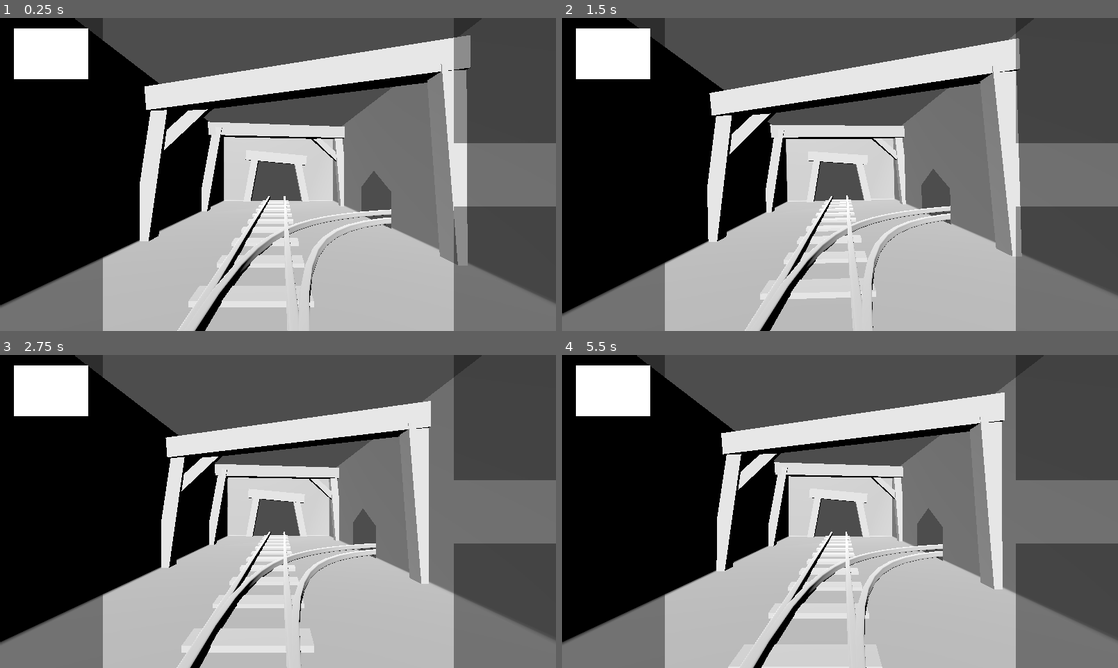
Above: before the commit, frames 1-4 (two rows, left to right).
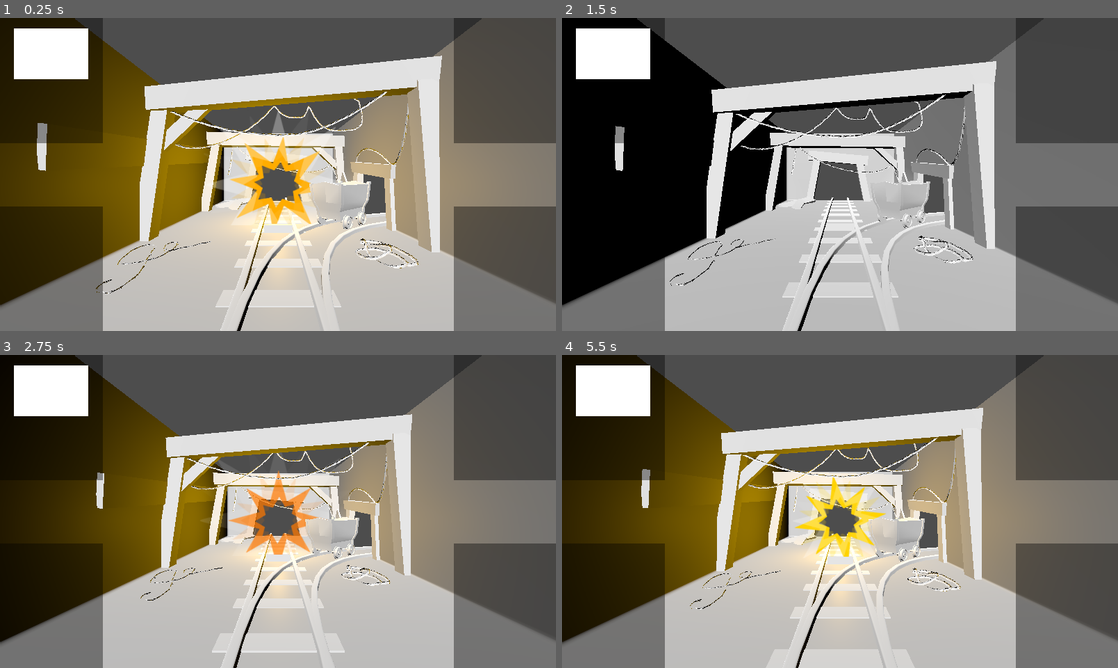
Above: after the commit, the same moments.

Repository: daanengbers/XP-Gamejam2025-TeamShreeb
Game: Godot game, scene res://Scenes/room.tscn
The game is run twice, just before and just after one commit, with the same random seed, the same clock (stepped at 60 frames per second) and the same inputs. The project has no main scene, so this scene is started directly.
Inputs:
- Up to frame 1 (0.25 s): no input
- Up to frame 2 (1.5 s): tap Enter at 0.5 s; hold Up 0.53-1.28 s; tap 1 (test1) at 0.6 s; tap Space at 0.77 s; tap 2 (test2) at 0.8, 1.35 s; hold Down from 1.28 s (still down)
- Up to frame 3 (2.75 s): tap Space at 1.52 s; tap 3 (test3) at 1.55, 2.1 s; release Down at 2.03 s; hold Up from 2.03 s (still down); tap 4 (test4) at 2.3 s
- Up to frame 4 (5.5 s): tap 4 (test4) at 2.85, 5.3 s; tap Space at 3.02, 3.77, 4.52 s; tap 1 (test1) at 3.05, 3.6 s; release Up at 3.53 s; hold Down from 3.53 s (still down); tap 2 (test2) at 3.8, 4.35 s; tap 3 (test3) at 4.55, 5.1 s

The runs differ from the first frame. In frame 1, 45% of the frame differs, in the area x 0-94%, y 0-100%; in frame 2, 15%; in frame 3, 34%; in frame 4, 40%.

Commit message:
Some camera animations

Diff:
--- /dev/null
+++ b/Scenes/Effects/impact_effect_1.tscn
@@ -0,0 +1,247 @@
+[gd_scene load_steps=6 format=3 uid="uid://bhw7qjp7nw65v"]
+
+[ext_resource type="Texture2D" uid="uid://gt8d564cptls" path="res://Sprites/Hiteffects/ImpactSprite.png" id="1_ibw3p"]
+[ext_resource type="Script" path="res://Scripts/impact_effect_1.gd" id="1_th1g0"]
+
+[sub_resource type="Animation" id="Animation_5l6ec"]
+resource_name = "effect"
+step = 0.05
+tracks/0/type = "value"
+tracks/0/imported = false
+tracks/0/enabled = true
+tracks/0/path = NodePath(".:modulate")
+tracks/0/interp = 1
+tracks/0/loop_wrap = true
+tracks/0/keys = {
+"times": PackedFloat32Array(0, 0.1, 0.25, 0.8),
+"transitions": PackedFloat32Array(1, 1, 1, 1),
+"update": 0,
+"values": [Color(1, 1, 0, 0), Color(1, 0.921569, 0, 1), Color(1, 0.647059, 0, 1), Color(1, 0, 0, 0)]
+}
+tracks/1/type = "value"
+tracks/1/imported = false
+tracks/1/enabled = true
+tracks/1/path = NodePath(".:scale")
+tracks/1/interp = 1
+tracks/1/loop_wrap = true
+tracks/1/keys = {
+"times": PackedFloat32Array(0, 0.1, 0.25, 0.8),
+"transitions": PackedFloat32Array(1, 1, 1, 1),
+"update": 0,
+"values": [Vector3(0, 0, 0), Vector3(0.9, 0.9, 0.9), Vector3(1, 1, 1), Vector3(1.2, 1.2, 1.2)]
+}
+tracks/2/type = "value"
+tracks/2/imported = false
+tracks/2/enabled = true
+tracks/2/path = NodePath(".:rotation")
+tracks/2/interp = 1
+tracks/2/loop_wrap = true
+tracks/2/keys = {
+"times": PackedFloat32Array(0, 0.25, 0.55, 0.8),
+"transitions": PackedFloat32Array(1, 1, 1, 1),
+"update": 0,
+"values": [Vector3(0, 0, 0), Vector3(0, 0, 1.5708), Vector3(0, 0, 3.14159), Vector3(0, 0, 4.10152)]
+}
+tracks/3/type = "value"
+tracks/3/imported = false
+tracks/3/enabled = true
+tracks/3/path = NodePath("../Sprite2:modulate")
+tracks/3/interp = 1
+tracks/3/loop_wrap = true
+tracks/3/keys = {
+"times": PackedFloat32Array(0, 0.2, 0.5),
+"transitions": PackedFloat32Array(1, 1, 1),
+"update": 0,
+"values": [Color(1, 1, 1, 0), Color(1, 1, 1, 0.352941), Color(1, 1, 1, 0)]
+}
+tracks/4/type = "value"
+tracks/4/imported = false
+tracks/4/enabled = true
+tracks/4/path = NodePath("../Sprite2:rotation")
+tracks/4/interp = 1
+tracks/4/loop_wrap = true
+tracks/4/keys = {
+"times": PackedFloat32Array(0),
+"transitions": PackedFloat32Array(1),
+"update": 0,
+"values": [Vector3(0, 0, 0)]
+}
+tracks/5/type = "value"
+tracks/5/imported = false
+tracks/5/enabled = true
+tracks/5/path = NodePath("../Sprite2:scale")
+tracks/5/interp = 1
+tracks/5/loop_wrap = true
+tracks/5/keys = {
+"times": PackedFloat32Array(0, 0.2, 0.5),
+"transitions": PackedFloat32Array(1, 1, 1),
+"update": 0,
+"values": [Vector3(0, 0, 0), Vector3(1.4, 1.4, 1.4), Vector3(2, 2, 2)]
+}
+tracks/6/type = "value"
+tracks/6/imported = false
+tracks/6/enabled = true
+tracks/6/path = NodePath("../Sprite2:position")
+tracks/6/interp = 1
+tracks/6/loop_wrap = true
+tracks/6/keys = {
+"times": PackedFloat32Array(1),
+"transitions": PackedFloat32Array(1),
+"update": 0,
+"values": [Vector3(0, 0, 0.3)]
+}
+tracks/7/type = "method"
+tracks/7/imported = false
+tracks/7/enabled = true
+tracks/7/path = NodePath("..")
+tracks/7/interp = 1
+tracks/7/loop_wrap = true
+tracks/7/keys = {
+"times": PackedFloat32Array(1),
+"transitions": PackedFloat32Array(1),
+"values": [{
+"args": [],
+"method": &"queue_free"
+}]
+}
+tracks/8/type = "value"
+tracks/8/imported = false
+tracks/8/enabled = true
+tracks/8/path = NodePath("../OmniLight3D:light_energy")
+tracks/8/interp = 1
+tracks/8/loop_wrap = true
+tracks/8/keys = {
+"times": PackedFloat32Array(0, 0.1, 0.4, 0.7),
+"transitions": PackedFloat32Array(1, 1, 1, 1),
+"update": 0,
+"values": [0.0, 2.0, 1.8, 0.0]
+}
+
+[sub_resource type="Animation" id="Animation_bmwn7"]
+length = 0.001
+tracks/0/type = "value"
+tracks/0/imported = false
+tracks/0/enabled = true
+tracks/0/path = NodePath(".:modulate")
+tracks/0/interp = 1
+tracks/0/loop_wrap = true
+tracks/0/keys = {
+"times": PackedFloat32Array(0),
+"transitions": PackedFloat32Array(1),
+"update": 0,
+"values": [Color(1, 1, 1, 0)]
+}
+tracks/1/type = "value"
+tracks/1/imported = false
+tracks/1/enabled = true
+tracks/1/path = NodePath(".:scale")
+tracks/1/interp = 1
+tracks/1/loop_wrap = true
+tracks/1/keys = {
+"times": PackedFloat32Array(0),
+"transitions": PackedFloat32Array(1),
+"update": 0,
+"values": [Vector3(0, 0, 0)]
+}
+tracks/2/type = "value"
+tracks/2/imported = false
+tracks/2/enabled = true
+tracks/2/path = NodePath(".:rotation")
+tracks/2/interp = 1
+tracks/2/loop_wrap = true
+tracks/2/keys = {
+"times": PackedFloat32Array(0),
+"transitions": PackedFloat32Array(1),
+"update": 0,
+"values": [Vector3(0, 0, 0)]
+}
+tracks/3/type = "value"
+tracks/3/imported = false
+tracks/3/enabled = true
+tracks/3/path = NodePath("../Sprite2:rotation")
+tracks/3/interp = 1
+tracks/3/loop_wrap = true
+tracks/3/keys = {
+"times": PackedFloat32Array(0),
+"transitions": PackedFloat32Array(1),
+"update": 0,
+"values": [Vector3(0, 0, 0)]
+}
+tracks/4/type = "value"
+tracks/4/imported = false
+tracks/4/enabled = true
+tracks/4/path = NodePath("../Sprite2:scale")
+tracks/4/interp = 1
+tracks/4/loop_wrap = true
+tracks/4/keys = {
+"times": PackedFloat32Array(0),
+"transitions": PackedFloat32Array(1),
+"update": 0,
+"values": [Vector3(0, 0, 0)]
+}
+tracks/5/type = "value"
+tracks/5/imported = false
+tracks/5/enabled = true
+tracks/5/path = NodePath("../Sprite2:modulate")
+tracks/5/interp = 1
+tracks/5/loop_wrap = true
+tracks/5/keys = {
+"times": PackedFloat32Array(0),
+"transitions": PackedFloat32Array(1),
+"update": 0,
+"values": [Color(1, 1, 1, 0)]
+}
+tracks/6/type = "value"
+tracks/6/imported = false
+tracks/6/enabled = true
+tracks/6/path = NodePath("../Sprite2:position")
+tracks/6/interp = 1
+tracks/6/loop_wrap = true
+tracks/6/keys = {
+"times": PackedFloat32Array(0),
+"transitions": PackedFloat32Array(1),
+"update": 0,
+"values": [Vector3(0, 0, 0.3)]
+}
+tracks/7/type = "value"
+tracks/7/imported = false
+tracks/7/enabled = true
+tracks/7/path = NodePath("../OmniLight3D:light_energy")
+tracks/7/interp = 1
+tracks/7/loop_wrap = true
+tracks/7/keys = {
+"times": PackedFloat32Array(0),
+"transitions": PackedFloat32Array(1),
+"update": 0,
+"values": [0.0]
+}
+
+[sub_resource type="AnimationLibrary" id="AnimationLibrary_4l2ay"]
+_data = {
+"RESET": SubResource("Animation_bmwn7"),
+"effect": SubResource("Animation_5l6ec")
+}
+
+[node name="ImpactEffect1" type="Node3D"]
+script = ExtResource("1_th1g0")
+
+[node name="Sprite" type="Sprite3D" parent="."]
+transform = Transform3D(0, 0, 0, 0, 0, 0, 0, 0, 0, 0, 0, 0)
+modulate = Color(1, 1, 1, 0)
+texture = ExtResource("1_ibw3p")
+
+[node name="Sprite2" type="Sprite3D" parent="."]
+transform = Transform3D(0, 0, 0, 0, 0, 0, 0, 0, 0, 0, 0, 0.3)
+modulate = Color(1, 1, 1, 0)
+texture = ExtResource("1_ibw3p")
+
+[node name="OmniLight3D" type="OmniLight3D" parent="."]
+light_color = Color(1, 0.784314, 0, 1)
+light_energy = 0.0
+omni_range = 11.0
+
+[node name="Anim" type="AnimationPlayer" parent="."]
+root_node = NodePath("../Sprite")
+libraries = {
+"": SubResource("AnimationLibrary_4l2ay")
+}
--- /dev/null
+++ b/Scenes/Effects/impact_effect_2.tscn
@@ -0,0 +1,146 @@
+[gd_scene load_steps=6 format=3 uid="uid://bgd8080bmup7k"]
+
+[ext_resource type="Script" path="res://Scripts/impact_effect_1.gd" id="1_6w6o5"]
+[ext_resource type="Texture2D" uid="uid://gt8d564cptls" path="res://Sprites/Hiteffects/ImpactSprite.png" id="1_urckg"]
+
+[sub_resource type="Animation" id="Animation_ok5hn"]
+resource_name = "effect"
+length = 0.7
+step = 0.05
+tracks/0/type = "value"
+tracks/0/imported = false
+tracks/0/enabled = true
+tracks/0/path = NodePath("Sprite:modulate")
+tracks/0/interp = 1
+tracks/0/loop_wrap = true
+tracks/0/keys = {
+"times": PackedFloat32Array(0, 0.15, 0.35, 0.7),
+"transitions": PackedFloat32Array(1, 1, 1, 1),
+"update": 0,
+"values": [Color(1, 1, 0, 0), Color(1, 1, 0.313726, 1), Color(1, 1, 0.627451, 1), Color(0.843137, 0.588235, 0.392157, 0)]
+}
+tracks/1/type = "value"
+tracks/1/imported = false
+tracks/1/enabled = true
+tracks/1/path = NodePath("Sprite:scale")
+tracks/1/interp = 1
+tracks/1/loop_wrap = true
+tracks/1/keys = {
+"times": PackedFloat32Array(0, 0.15, 0.3, 0.35, 0.7),
+"transitions": PackedFloat32Array(1, 1, 1, 1, 1),
+"update": 0,
+"values": [Vector3(0.3, 0.3, 0.3), Vector3(0.6, 0.6, 0.6), Vector3(0.9, 0.9, 0.9), Vector3(1, 1, 1), Vector3(1.4, 1.4, 1.4)]
+}
+tracks/2/type = "value"
+tracks/2/imported = false
+tracks/2/enabled = true
+tracks/2/path = NodePath("Sprite:rotation")
+tracks/2/interp = 1
+tracks/2/loop_wrap = true
+tracks/2/keys = {
+"times": PackedFloat32Array(0, 0.7),
+"transitions": PackedFloat32Array(1, 1),
+"update": 0,
+"values": [Vector3(0, 0, 0), Vector3(0, 0, -1.91986)]
+}
+tracks/3/type = "method"
+tracks/3/imported = false
+tracks/3/enabled = true
+tracks/3/path = NodePath(".")
+tracks/3/interp = 1
+tracks/3/loop_wrap = true
+tracks/3/keys = {
+"times": PackedFloat32Array(0.7),
+"transitions": PackedFloat32Array(1),
+"values": [{
+"args": [],
+"method": &"queue_free"
+}]
+}
+tracks/4/type = "value"
+tracks/4/imported = false
+tracks/4/enabled = true
+tracks/4/path = NodePath("OmniLight3D:light_energy")
+tracks/4/interp = 1
+tracks/4/loop_wrap = true
+tracks/4/keys = {
+"times": PackedFloat32Array(0, 0.15, 0.35, 0.7),
+"transitions": PackedFloat32Array(1, 1, 1, 1),
+"update": 0,
+"values": [0.0, 1.4, 1.3, 0.0]
+}
+
+[sub_resource type="Animation" id="Animation_mob2c"]
+length = 0.001
+tracks/0/type = "value"
+tracks/0/imported = false
+tracks/0/enabled = true
+tracks/0/path = NodePath("Sprite:modulate")
+tracks/0/interp = 1
+tracks/0/loop_wrap = true
+tracks/0/keys = {
+"times": PackedFloat32Array(0),
+"transitions": PackedFloat32Array(1),
+"update": 0,
+"values": [Color(1, 1, 1, 0)]
+}
+tracks/1/type = "value"
+tracks/1/imported = false
+tracks/1/enabled = true
+tracks/1/path = NodePath("Sprite:scale")
+tracks/1/interp = 1
+tracks/1/loop_wrap = true
+tracks/1/keys = {
+"times": PackedFloat32Array(0),
+"transitions": PackedFloat32Array(1),
+"update": 0,
+"values": [Vector3(0.3, 0.3, 0.3)]
+}
+tracks/2/type = "value"
+tracks/2/imported = false
+tracks/2/enabled = true
+tracks/2/path = NodePath("Sprite:rotation")
+tracks/2/interp = 1
+tracks/2/loop_wrap = true
+tracks/2/keys = {
+"times": PackedFloat32Array(0),
+"transitions": PackedFloat32Array(1),
+"update": 0,
+"values": [Vector3(0, 0, 0)]
+}
+tracks/3/type = "value"
+tracks/3/imported = false
+tracks/3/enabled = true
+tracks/3/path = NodePath("OmniLight3D:light_energy")
+tracks/3/interp = 1
+tracks/3/loop_wrap = true
+tracks/3/keys = {
+"times": PackedFloat32Array(0),
+"transitions": PackedFloat32Array(1),
+"update": 0,
+"values": [0.0]
+}
+
+[sub_resource type="AnimationLibrary" id="AnimationLibrary_mi0vj"]
+_data = {
+"RESET": SubResource("Animation_mob2c"),
+"effect": SubResource("Animation_ok5hn")
+}
+
+[node name="ImpactEffect2" type="Node3D"]
+script = ExtResource("1_6w6o5")
+
+[node name="Sprite" type="Sprite3D" parent="."]
+transform = Transform3D(0.3, 0, 0, 0, 0.3, 0, 0, 0, 0.3, 0, 0, 1)
+modulate = Color(1, 1, 1, 0)
+texture = ExtResource("1_urckg")
+
+[node name="OmniLight3D" type="OmniLight3D" parent="."]
+light_color = Color(1, 0.862745, 0.27451, 1)
+light_energy = 0.0
+omni_range = 7.0
+
+[node name="Anim" type="AnimationPlayer" parent="."]
+libraries = {
+"": SubResource("AnimationLibrary_mi0vj")
+}
--- a/Scenes/Party.tscn
+++ b/Scenes/Party.tscn
@@ -23,7 +23,6 @@
 position = Vector2(768, 528)
 
 [node name="PartyMember1" parent="." instance=ExtResource("3_5d14w")]
-charName = "Mage"
 charSprite = ExtResource("4_e4ml2")
 MAX_HP = 2
 HP = 2
@@ -32,7 +31,6 @@
 slot = 3
 
 [node name="PartyMember2" parent="." instance=ExtResource("3_5d14w")]
-charName = "SwordFellar"
 charSprite = ExtResource("5_uaywt")
 MAX_HP = 3
 HP = 3
@@ -40,7 +38,6 @@
 MG = 3
 
 [node name="PartyMember3" parent="." instance=ExtResource("3_5d14w")]
-charName = "OnionFellar"
 charSprite = ExtResource("6_cq04e")
 MAX_HP = 3
 HP = 30
@@ -49,7 +46,6 @@
 slot = 3
 
 [node name="PartyMember4" parent="." instance=ExtResource("3_5d14w")]
-charName = "Shiz Doggoe"
 charSprite = ExtResource("7_glmmj")
 MAX_HP = 300
 HP = 3000
--- a/Scenes/room.tscn
+++ b/Scenes/room.tscn
@@ -1,7 +1,8 @@
-[gd_scene load_steps=8 format=3 uid="uid://dhosqviutvr2s"]
+[gd_scene load_steps=10 format=3 uid="uid://dhosqviutvr2s"]
 
 [ext_resource type="Script" path="res://Scripts/room.gd" id="1_7wc8e"]
 [ext_resource type="PackedScene" uid="uid://c4afdydgkgkov" path="res://Models/Placeholder_Models/OOP_Level_BO.gltf" id="2_q84lf"]
+[ext_resource type="PackedScene" uid="uid://bhw7qjp7nw65v" path="res://Scenes/Effects/impact_effect_1.tscn" id="3_g38tu"]
 
 [sub_resource type="Animation" id="Animation_s8vtl"]
 length = 0.001
@@ -111,6 +112,20 @@
 "update": 0,
 "values": [75.0, 75.0, 77.0, 75.0]
 }
+tracks/3/type = "method"
+tracks/3/imported = false
+tracks/3/enabled = true
+tracks/3/path = NodePath("../../..")
+tracks/3/interp = 1
+tracks/3/loop_wrap = true
+tracks/3/keys = {
+"times": PackedFloat32Array(1.6),
+"transitions": PackedFloat32Array(1),
+"values": [{
+"args": [],
+"method": &"spawnImpactEffect1"
+}]
+}
 
 [sub_resource type="Animation" id="Animation_gtrau"]
 resource_name = "zoom_out_and_attack"
@@ -126,12 +141,84 @@
 "times": PackedFloat32Array(0, 0.3, 0.4, 0.6, 0.8, 0.85, 1, 1.3, 2),
 "transitions": PackedFloat32Array(1, 1, 1, 1, 1, 1, 1, 1, 1),
 "update": 0,
+"values": [Vector3(0, 2.5, 10.5), Vector3(0, 2.5, 11.3), Vector3(0, 2.5, 11.4), Vector3(0, 2.5, 11.4), Vector3(0, 2.5, 7), Vector3(0, 2.5, 6.8), Vector3(0, 2.5, 6.8), Vector3(0, 2.5, 9), Vector3(0, 2.5, 10.5)]
+}
+tracks/1/type = "method"
+tracks/1/imported = false
+tracks/1/enabled = true
+tracks/1/path = NodePath("../../..")
+tracks/1/interp = 1
+tracks/1/loop_wrap = true
+tracks/1/keys = {
+"times": PackedFloat32Array(0.8),
+"transitions": PackedFloat32Array(1),
+"values": [{
+"args": [],
+"method": &"spawnImpactEffect2"
+}]
+}
+tracks/2/type = "value"
+tracks/2/imported = false
+tracks/2/enabled = true
+tracks/2/path = NodePath(".:rotation")
+tracks/2/interp = 1
+tracks/2/loop_wrap = true
+tracks/2/keys = {
+"times": PackedFloat32Array(0, 0.8, 0.85, 0.9, 0.95, 1, 1.05, 1.1, 1.15),
+"transitions": PackedFloat32Array(1, 1, 1, 1, 1, 1, 1, 1, 1),
+"update": 0,
+"values": [Vector3(0, 0, 0), Vector3(0, 0, 0), Vector3(0, 0, -0.0523599), Vector3(0, 0, 0.0523599), Vector3(0, 0, -0.0349066), Vector3(0, 0, 0.0349066), Vector3(0, 0, -0.0174533), Vector3(0, 0, 0.0174533), Vector3(0, 0, 0)]
+}
+
+[sub_resource type="Animation" id="Animation_uhaas"]
+resource_name = "fireball_throw"
+length = 1.6
+tracks/0/type = "value"
+tracks/0/imported = false
+tracks/0/enabled = true
+tracks/0/path = NodePath(".:position")
+tracks/0/interp = 1
+tracks/0/loop_wrap = true
+tracks/0/keys = {
+"times": PackedFloat32Array(0, 0.3, 0.5, 0.7, 0.9, 1.1, 1.6),
+"transitions": PackedFloat32Array(1, 1, 1, 1, 1, 1, 1),
+"update": 0,
+"values": [Vector3(0, 2.5, 10.5), Vector3(0.167073, 2.65069, 10.5888), Vector3(0.209693, 2.68692, 10.6451), Vector3(0.219009, 2.65791, 10.6451), Vector3(-0.216007, 2.54554, 10.2602), Vector3(-0.216007, 2.54554, 10.2602), Vector3(0, 2.5, 10.5)]
+}
+tracks/1/type = "value"
+tracks/1/imported = false
+tracks/1/enabled = true
+tracks/1/path = NodePath(".:rotation")
+tracks/1/interp = 1
+tracks/1/loop_wrap = true
+tracks/1/keys = {
+"times": PackedFloat32Array(0, 0.3, 0.5, 0.7, 0.9, 1.1, 1.6),
+"transitions": PackedFloat32Array(1, 1, 1, 1, 1, 1, 1),
+"update": 0,
+"values": [Vector3(0, 0, 0), Vector3(0.102974, -0.158825, -0.0174533), Vector3(0.106465, -0.18326, -0.020944), Vector3(0.106465, -0.18326, -0.020944), Vector3(-0.26735, 0.134582, 0.100391), Vector3(-0.22801, 0.0853802, 0.0537951), Vector3(0, 0, 0)]
+}
+
+[sub_resource type="Animation" id="Animation_gtrau"]
+resource_name = "zoom_out_and_attack"
+length = 2.0
+step = 0.05
+tracks/0/type = "value"
+tracks/0/imported = false
+tracks/0/enabled = true
+tracks/0/path = NodePath(".:position")
+tracks/0/interp = 1
+tracks/0/loop_wrap = true
+tracks/0/keys = {
+"times": PackedFloat32Array(0, 0.3, 0.4, 0.6, 0.8, 0.85, 1, 1.3, 2),
+"transitions": PackedFloat32Array(1, 1, 1, 1, 1, 1, 1, 1, 1),
+"update": 0,
 "values": [Vector3(0, 2.5, 10.5), Vector3(0, 2.5, 11.3), Vector3(0, 2.5, 11.4), Vector3(0, 2.5, 11.4), Vector3(0, 2.5, 9), Vector3(0, 2.5, 8.8), Vector3(0, 2.5, 9), Vector3(0, 2.5, 9), Vector3(0, 2.5, 10.5)]
 }
 
 [sub_resource type="AnimationLibrary" id="AnimationLibrary_r6ldc"]
 _data = {
 "RESET": SubResource("Animation_s8vtl"),
+"fireball_throw": SubResource("Animation_uhaas"),
 "shake": SubResource("Animation_eccle"),
 "ultra_physical_attack": SubResource("Animation_d6pf6"),
 "zoom_out_and_attack": SubResource("Animation_gtrau")
@@ -191,3 +278,6 @@
 
 [node name="OOP_Level_BO" parent="." instance=ExtResource("2_q84lf")]
 transform = Transform3D(-4.37114e-08, 0, -1, 0, 1, 0, 1, 0, -4.37114e-08, 0, 0, 0)
+
+[node name="ImpactEffect1" parent="." instance=ExtResource("3_g38tu")]
+transform = Transform3D(1, 0, 0, 0, 1, 0, 0, 0, 1, 0, 2.58416, 0)
--- /dev/null
+++ b/Scripts/impact_effect_1.gd
@@ -0,0 +1,5 @@
+extends Node3D
+
+func _ready():
+	position = Vector3(0,2,0)
+	$Anim.play("effect")
--- a/Scripts/room.gd
+++ b/Scripts/room.gd
@@ -1,4 +1,8 @@
 extends Node
+
+var IMPACT_1 = preload("res://Scenes/Effects/impact_effect_1.tscn")
+var IMPACT_2 = preload("res://Scenes/Effects/impact_effect_2.tscn")
+
 
 var roomnumber = 0
 
@@ -11,21 +15,36 @@
 		screenZoomAttack()
 	if Input.is_action_just_pressed("test3"):
 		screenSuperAttack()
+	if Input.is_action_just_pressed("test4"):
+		spawnImpactEffect1()
 
 func screenShakeMild():
 	$ThreeD_View/ThreeD/Main_Camera/CamAnim.play("RESET")
 	$ThreeD_View/ThreeD/Main_Camera/CamAnim.play("shake")
-	pass
 
 func screenZoomAttack():
 	$ThreeD_View/ThreeD/Main_Camera/CamAnim.play("RESET")
 	$ThreeD_View/ThreeD/Main_Camera/CamAnim.play("zoom_out_and_attack")
-	pass
 
 func screenSuperAttack():
 	$ThreeD_View/ThreeD/Main_Camera/CamAnim.play("RESET")
 	$ThreeD_View/ThreeD/Main_Camera/CamAnim.play("ultra_physical_attack")
-	pass
+
+func screenShootFireball():
+	$ThreeD_View/ThreeD/Main_Camera/CamAnim.play("RESET")
+	$ThreeD_View/ThreeD/Main_Camera/CamAnim.play("fireball_throw")
 
 func goToNextScene():
 	pass
+
+
+
+# Spawn effects
+
+func spawnImpactEffect1():
+	var eff = IMPACT_1.instantiate()
+	get_parent().add_child.call_deferred(eff)
+
+func spawnImpactEffect2():
+	var eff = IMPACT_2.instantiate()
+	get_parent().add_child.call_deferred(eff)
Binary file changed: Models/Placeholder_Models/OOP_Level_BO.bin
Not shown, changed: Models/Placeholder_Models/OOP_Level_BO.gltf
Not shown: 1 places in Scenes/Party.tscn that only renumber resources
Not shown: 1 places in Scenes/Slot.tscn that only renumber resources
Binary file added: Sprites/Hiteffects/ImpactSprite.png
Not shown, added: Sprites/Hiteffects/ImpactSprite.png.import
